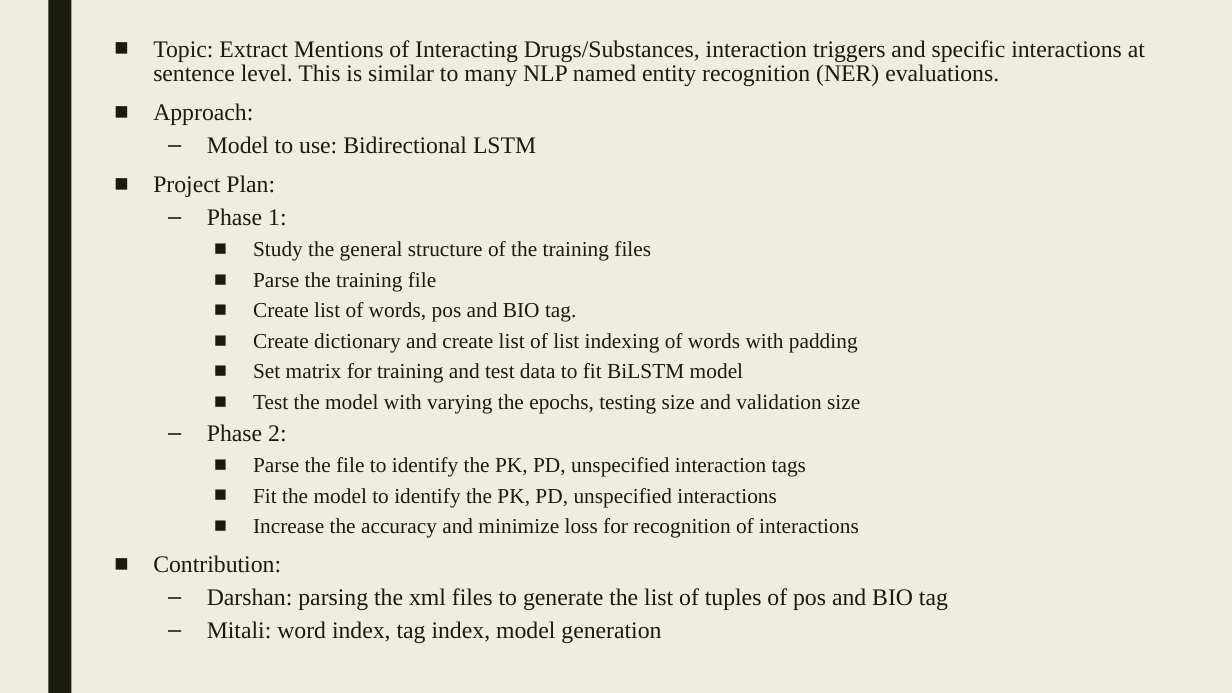
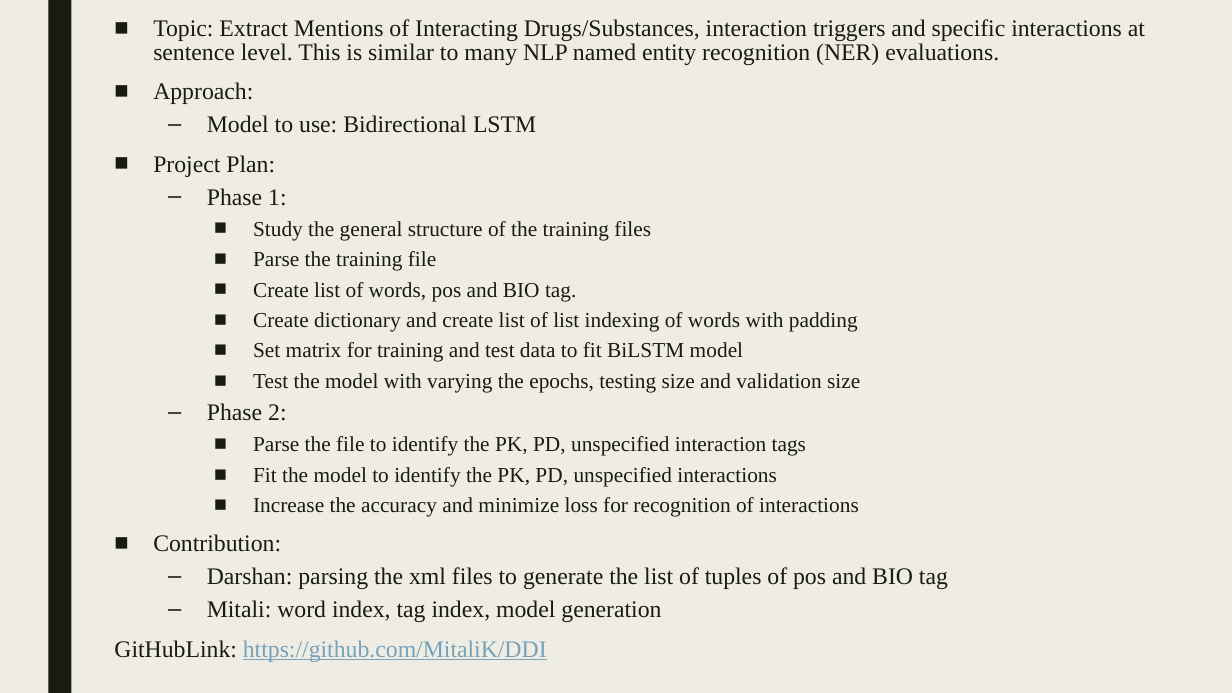
Before and after one commit to MitaliK/DDI, a slide deck: slide 1 of ProjectReportKulkarni_Prakash.pptx. Drawn at 1232x693 pixels with LibreOffice and Linux fonts; fonts in the diff are those of the drawing. Boxes give left, top, right and bottom in pixels: in the first picture for what was removed or moved away, otherwise in the second. Text is boxed around its words. In the diff, an @@ line names an element or a change of style, - is before the commit and + after.

Commit message:
update ppt

```diff
--- a/ProjectReportKulkarni_Prakash.pptx
+++ b/ProjectReportKulkarni_Prakash.pptx
@@ text "Topic: Extract Mentions of Interacting ...": place and size @@
-text "Topic: Extract Mentions of Interacting ..." at box(153, 40, 1145, 643)
+text "Topic: Extract Mentions of Interacting ..." at box(114, 19, 1145, 662)
@@ text at box(114, 640, 547, 662): paragraph added @@
+GitHubLink: https://github.com/MitaliK/DDI
```
